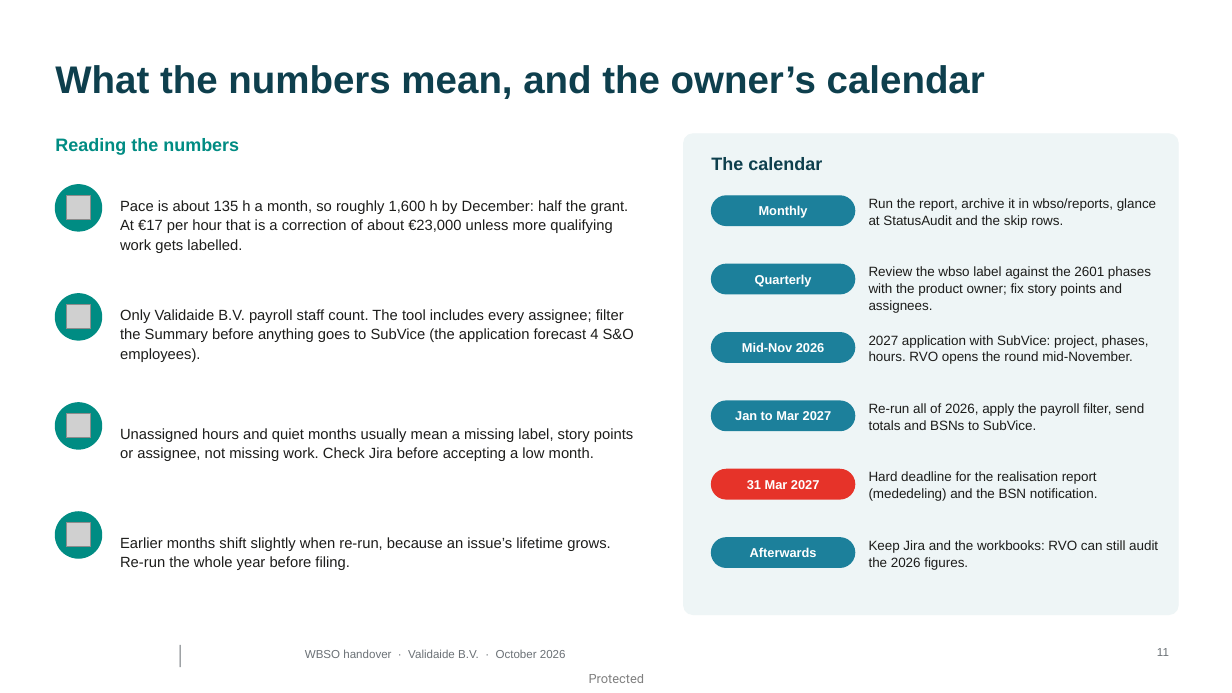
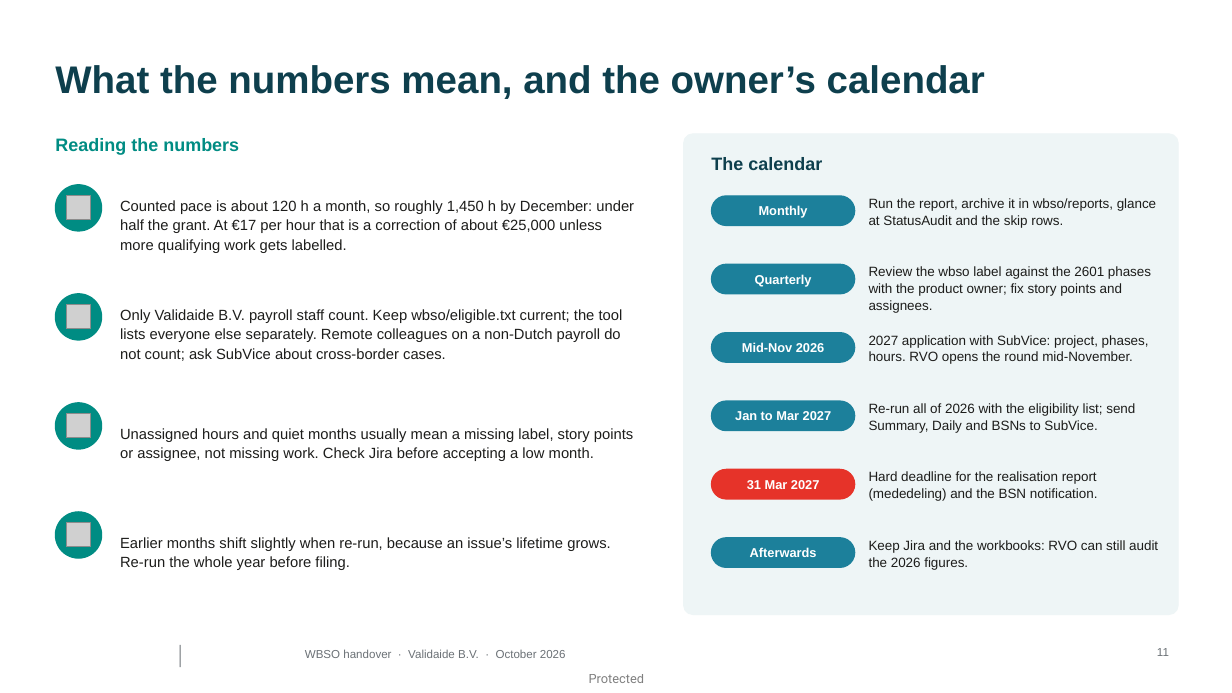
Before and after one commit to validaide-gianluigi-disconzi/reporting-utils, a slide deck: slide 11 of wbso/docs/WBSO_handover.pptx. Drawn at 1232x693 pixels with LibreOffice and Linux fonts; fonts in the diff are those of the drawing; grey boxes stand for pictures; background and template pictures are left out. Boxes give left, top, right and bottom in pixels: in the first picture for what was removed or moved away, otherwise in the second. Text is boxed around its words. In the diff, an @@ line names an element or a change of style, - is before the commit and + after.

Commit message:
Added eligibility list, improved presentation

```diff
--- a/wbso/docs/WBSO_handover.pptx
+++ b/wbso/docs/WBSO_handover.pptx
@@ text at [120, 200, 634, 253]: text changed @@
-Pace is about 135 h a month, so roughly 1,600 h by December: half the grant. At €17 per hour that is a correction of about €23,000 unless more qualifying work gets labelled.
+Counted pace is about 120 h a month, so roughly 1,450 h by December: under half the grant. At €17 per hour that is a correction of about €25,000 unless more qualifying work gets labelled.
@@ text at [120, 309, 623, 361]: text changed @@
-Only Validaide B.V. payroll staff count. The tool includes every assignee; filter the Summary before anything goes to SubVice (the application forecast 4 S&O employees).
+Only Validaide B.V. payroll staff count. Keep wbso/eligible.txt current; the tool lists everyone else separately. Remote colleagues on a non-Dutch payroll do not count; ask SubVice about cross-border cases.
@@ text at [869, 403, 1135, 433]: text changed @@
-Re-run all of 2026, apply the payroll filter, send totals and BSNs to SubVice.
+Re-run all of 2026 with the eligibility list; send Summary, Daily and BSNs to SubVice.
```
Also in this commit, not shown: 6 other slides changed, 2 other files.
